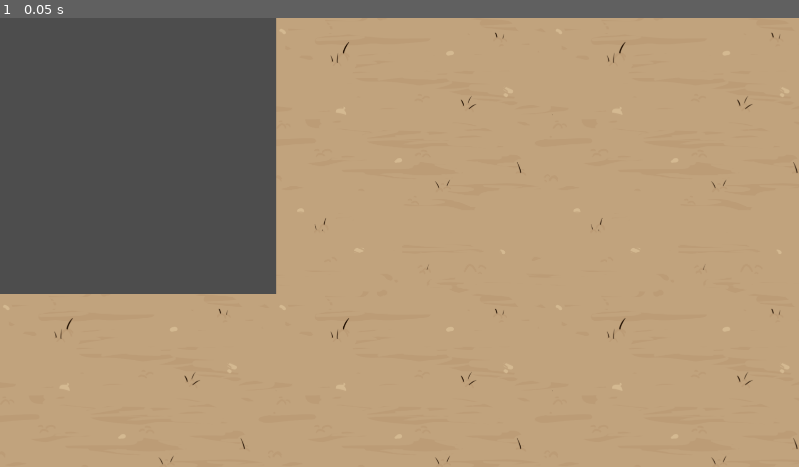
Above: before the commit, frame 1.
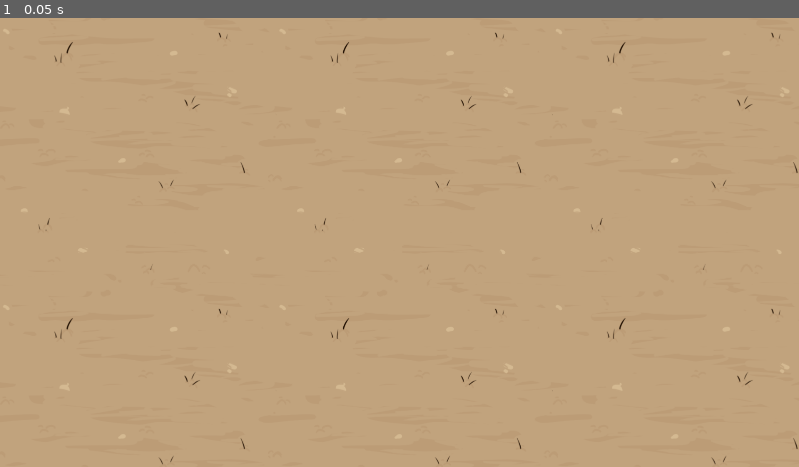
Above: after the commit, the same moment.

Repository: ezhor/Sevijam-4
Game: Godot game, scene res://Scenes/main.tscn
The game is run twice, just before and just after one commit, with the same random seed, the same clock (stepped at 60 frames per second) and the same inputs.
Inputs:
- Up to frame 1 (0.05 s): no input

The runs differ from the first frame. In frame 1, 21% of the frame differs, in the area x 0-35%, y 0-62%.

Commit message:
Sprite sorting

Diff:
--- a/Scenes/main.tscn
+++ b/Scenes/main.tscn
@@ -15,11 +15,11 @@
 
 [node name="Node2D" type="Node2D"]
 
+[node name="TileMapLayer" type="TileMapLayer" parent="."]
+tile_map_data = PackedByteArray("AAABAAAAAAAAAAAAAAACAAAAAAAAAAAAAAADAAAAAAAAAAAAAAADAAEAAAAAAAAAAAACAAEAAAAAAAAAAAABAAEAAAAAAAAAAAAAAAEAAAAAAAAAAAD//wEAAAAAAAAAAAADAP//AAAAAAAAAAACAP//AAAAAAAAAAABAP//AAAAAAAAAAAAAAAAAAAAAAAAAAA=")
+tile_set = SubResource("TileSet_jjvhh")
+
 [node name="EnemiesManager" type="Node2D" parent="."]
 script = ExtResource("1_jjgbg")
 enemy = ExtResource("2_bo1nx")
 prefix = "enemy"
-
-[node name="TileMapLayer" type="TileMapLayer" parent="."]
-tile_map_data = PackedByteArray("AAABAAAAAAAAAAAAAAACAAAAAAAAAAAAAAADAAAAAAAAAAAAAAADAAEAAAAAAAAAAAACAAEAAAAAAAAAAAABAAEAAAAAAAAAAAAAAAEAAAAAAAAAAAD//wEAAAAAAAAAAAADAP//AAAAAAAAAAACAP//AAAAAAAAAAABAP//AAAAAAAAAAA=")
-tile_set = SubResource("TileSet_jjvhh")
--- a/Scenes/objects/player.tscn
+++ b/Scenes/objects/player.tscn
@@ -16,4 +16,7 @@
 autostart = true
 
 [node name="Sprite2D" type="Sprite2D" parent="."]
+z_index = 1
 texture = ExtResource("2_718o8")
+
+[node name="Camera2D" type="Camera2D" parent="."]
